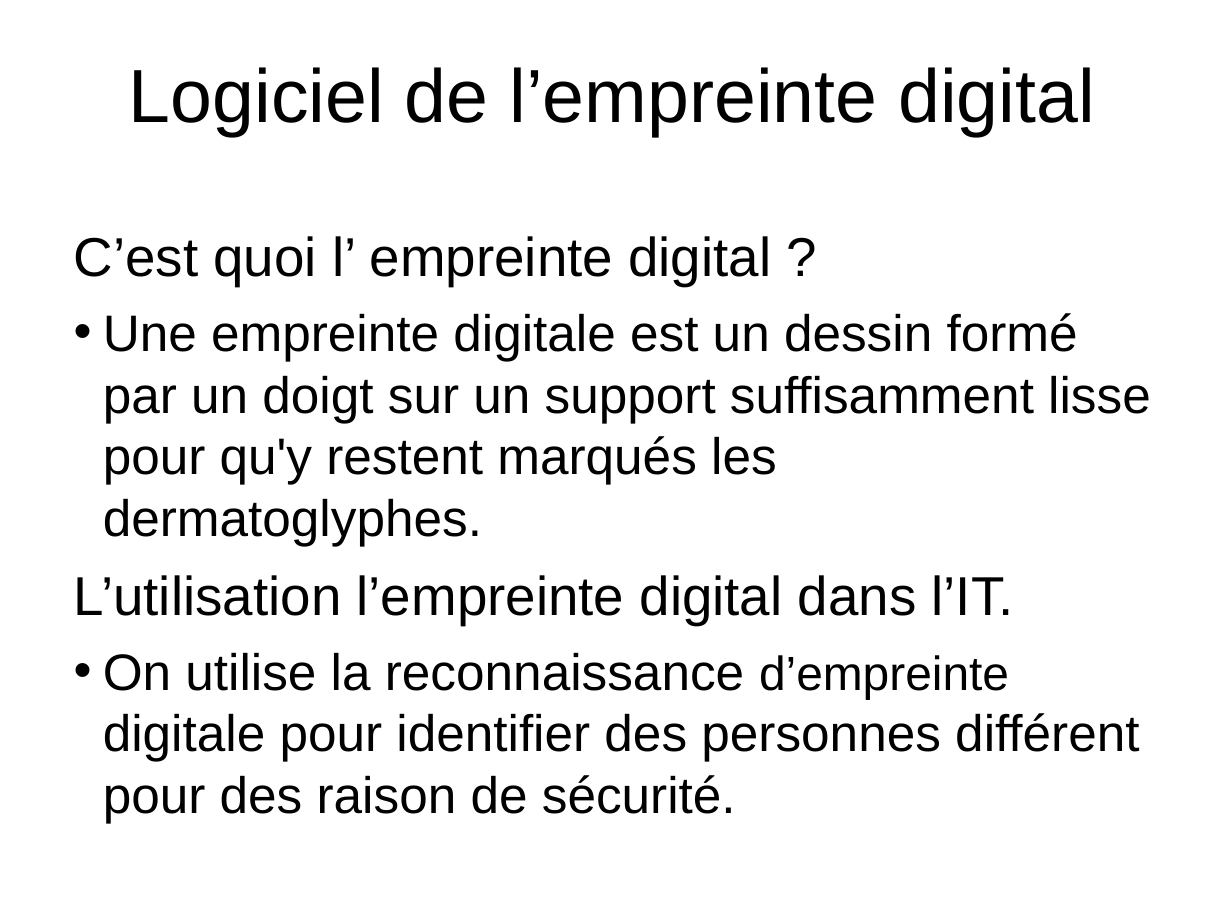
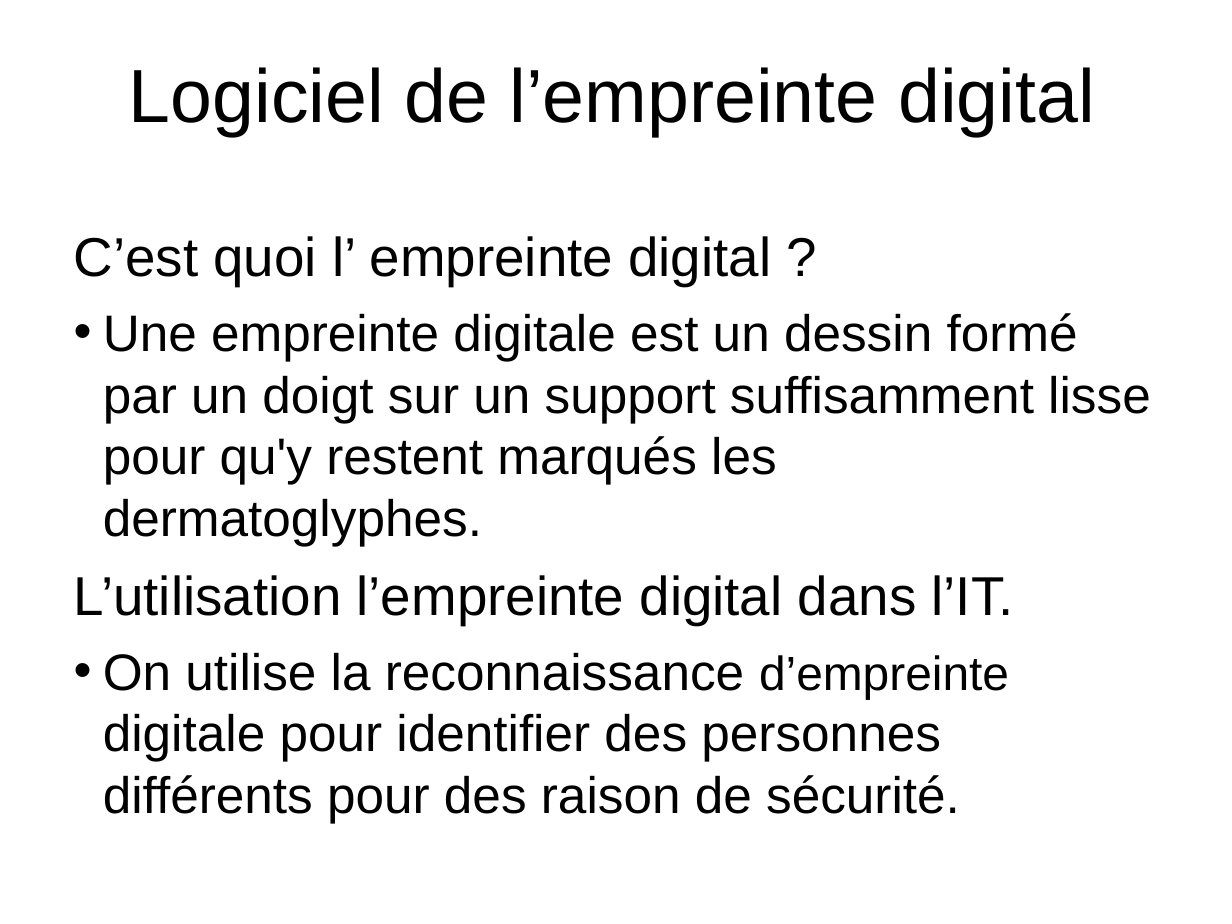
Before and after one commit to HabibAroua/Criminel_dep, a slide deck: slide 11 of documentation/presentation/P1/2734.ppt. Drawn at 1232x924 pixels with LibreOffice and Linux fonts; fonts in the diff are those of the drawing; background and template pictures are left out. Boxes give left, top, right and bottom in pixels: in the first picture for what was removed or moved away, otherwise in the second. Text is boxed around its words. In the diff, an @@ line names an element or a change of style, - is before the commit and + after.

```diff
--- a/documentation/presentation/P1/2734.ppt
+++ b/documentation/presentation/P1/2734.ppt
@@ text at (x1=103, y1=652, x2=1009, y2=823): text changed @@
-• On utilise la reconnaissance d’empreinte digitale pour identifier des personnes différent pour des raison de sécurité.
+• On utilise la reconnaissance d’empreinte digitale pour identifier des personnes différents pour des raison de sécurité.
```
